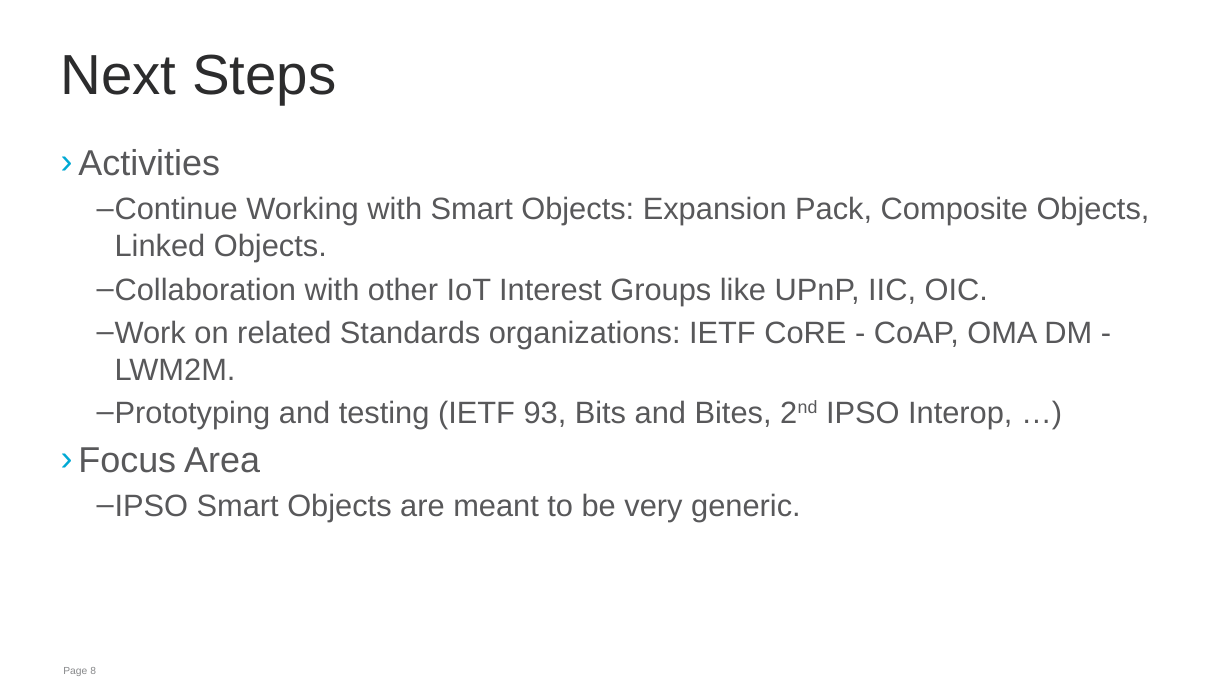
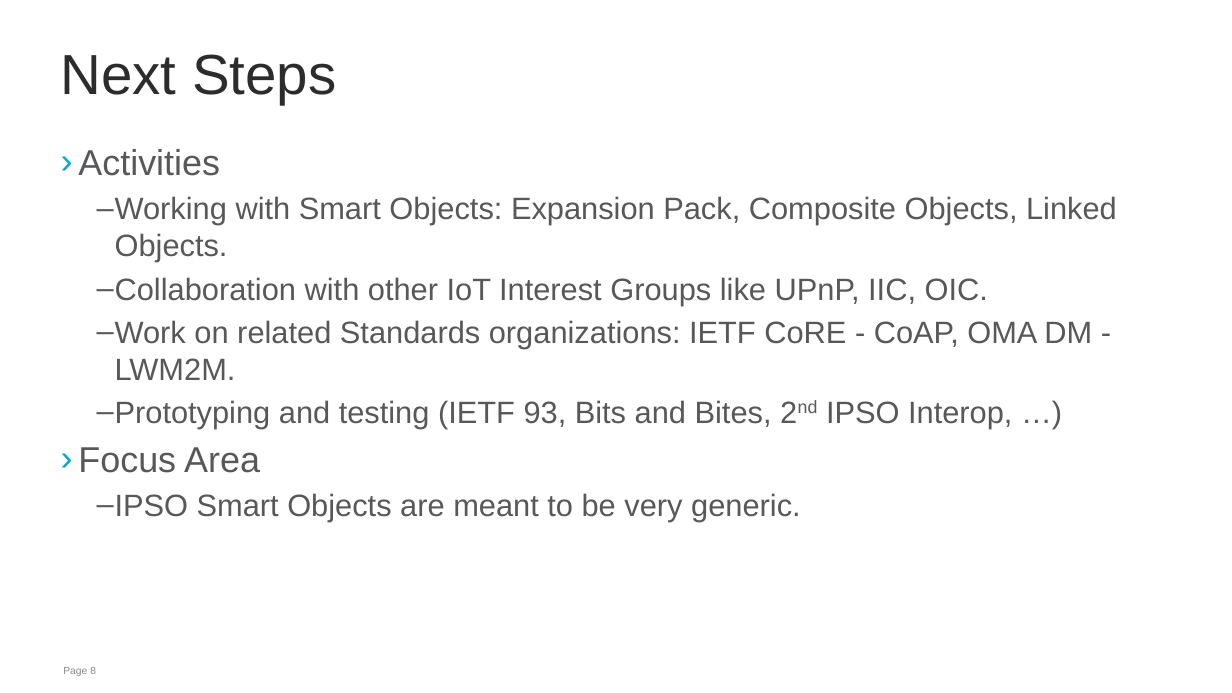
Before and after one commit to jaimejim/iot-playground, a slide deck: slide 8 of Documentation/IPSO_Intro_IOTWEEK.pptx. Drawn at 1232x693 pixels with LibreOffice and Linux fonts; fonts in the diff are those of the drawing; background and template pictures are left out. Boxes give left, top, right and bottom in pixels: in the first picture for what was removed or moved away, otherwise in the second. Text is boxed around its words. In the diff, an @@ line names an element or a change of style, - is before the commit and + after.

```diff
--- a/Documentation/IPSO_Intro_IOTWEEK.pptx
+++ b/Documentation/IPSO_Intro_IOTWEEK.pptx
@@ text at (97, 196, 1117, 262): text changed @@
-  – Continue Working with Smart Objects: Expansion Pack, Composite Objects, Linked Objects.
+  – Working with Smart Objects: Expansion Pack, Composite Objects, Linked Objects.
```
Also in this commit, not shown: 2 other slides changed.
